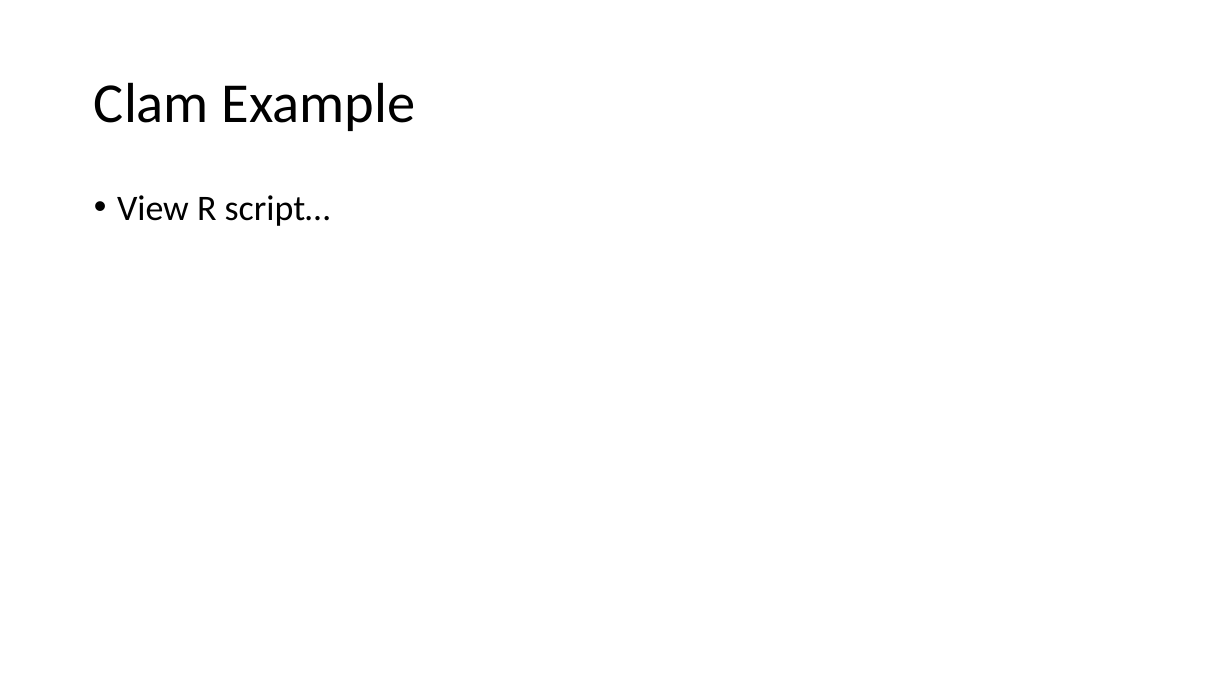
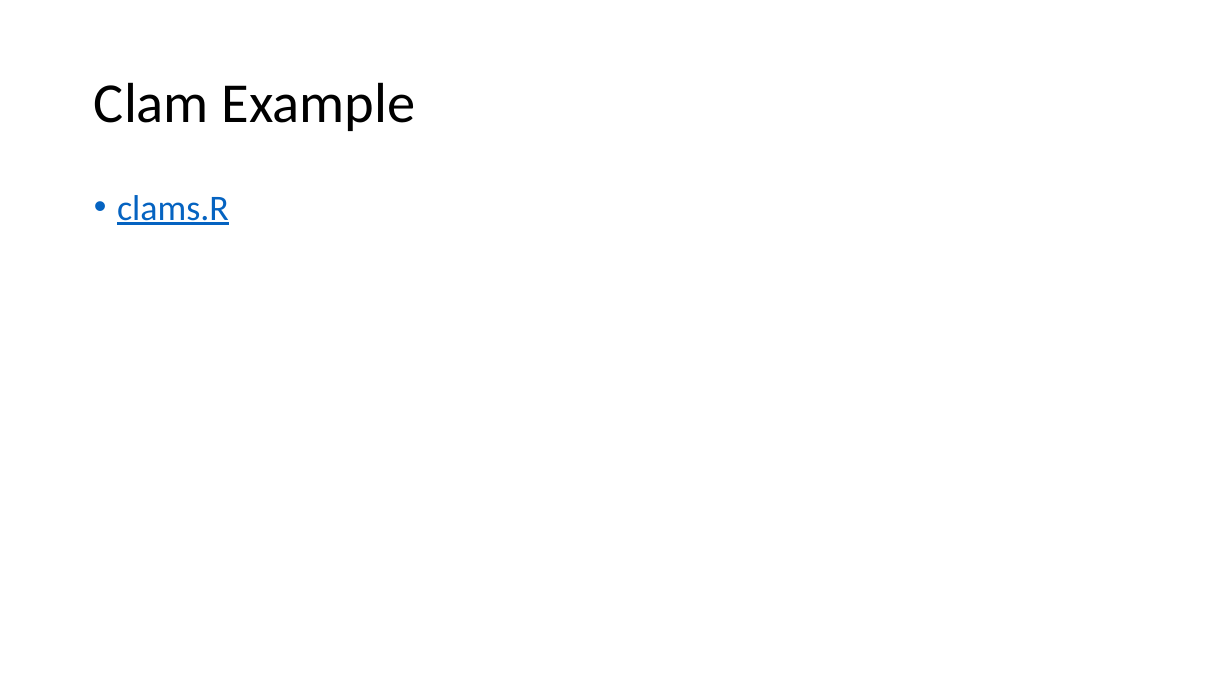
Before and after one commit to bgreenwell/STT6300, a slide deck: slide 17 of Slides/STT 6300 - Chapter 7.pptx. Drawn at 1232x693 pixels with LibreOffice and Linux fonts; fonts in the diff are those of the drawing. Boxes give left, top, right and bottom in pixels: in the first picture for what was removed or moved away, otherwise in the second. Text is boxed around its words. In the diff, an @@ line names an element or a change of style, - is before the commit and + after.

```diff
--- a/Slides/STT 6300 - Chapter 7.pptx
+++ b/Slides/STT 6300 - Chapter 7.pptx
@@ text at [117,195,229,225]: text changed; text colour #000000 to #0563C1 @@
-• View R script…
+• clams.R
```
Also in this commit, not shown: 1 other file.
